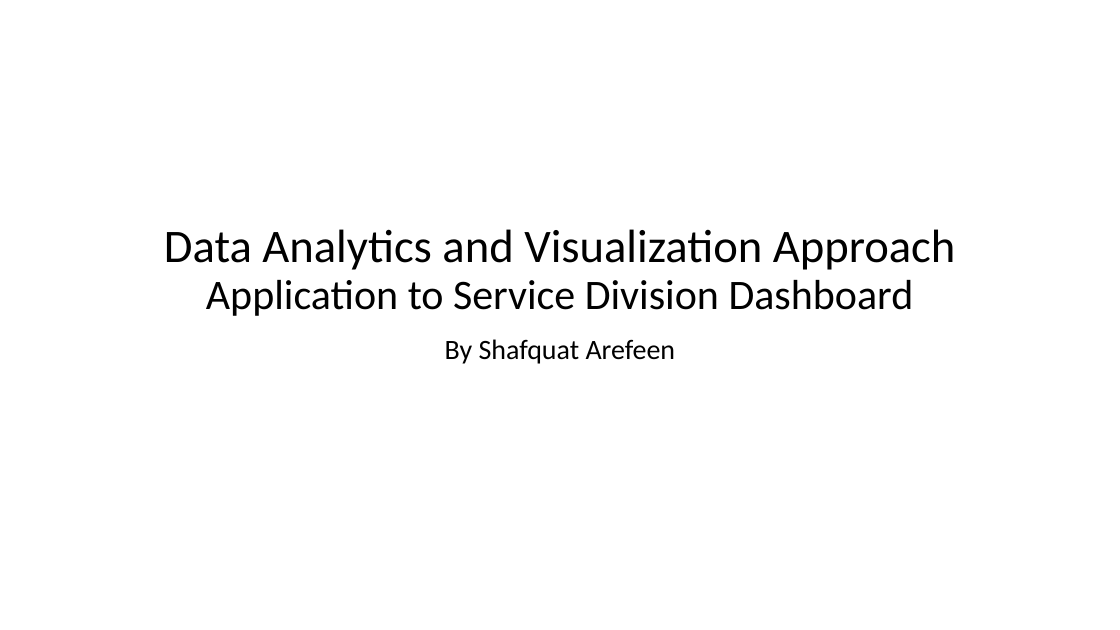
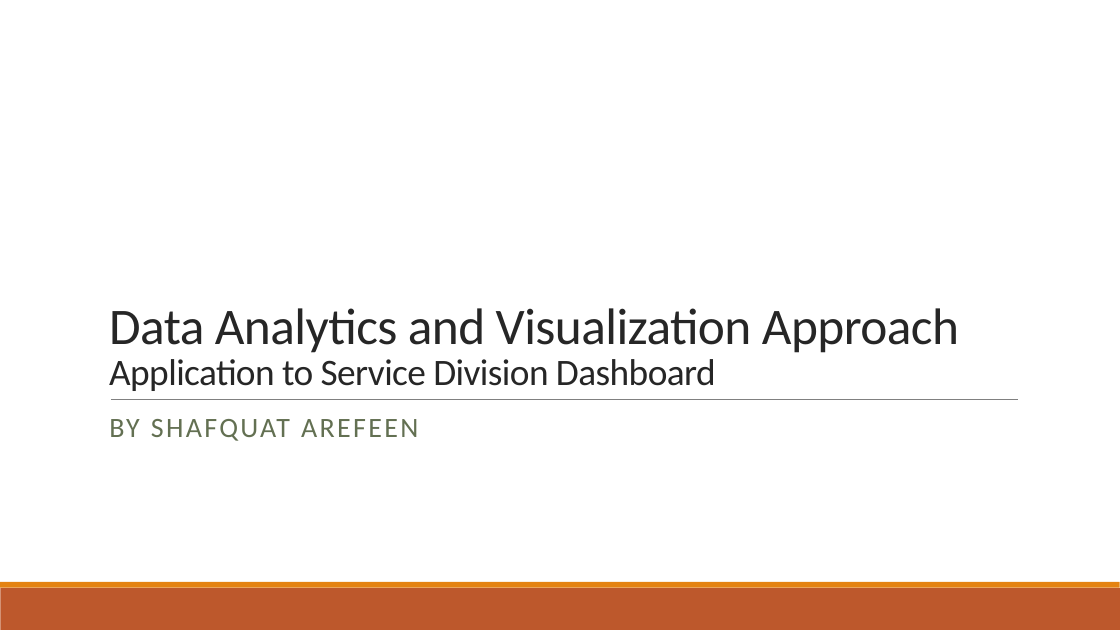
Before and after one commit to Shafquat/SSI, a slide deck: slide 1 of presentation/Take-Home Assignment.pptx. Drawn at 1120x630 pixels with LibreOffice and Linux fonts; fonts in the diff are those of the drawing. Boxes give left, top, right and bottom in pixels: in the first picture for what was removed or moved away, otherwise in the second. Text is boxed around its words. In the diff, an @@ line names an element or a change of style, - is before the commit and + after.

```diff
--- a/presentation/Take-Home Assignment.pptx
+++ b/presentation/Take-Home Assignment.pptx
@@ title "Data Analytics and Visualization Approach ...": place and size @@
-title "Data Analytics and Visualization Approach ..." at <box>164,229,955,316</box>
+title "Data Analytics and Visualization Approach ..." at <box>109,308,959,391</box>
@@ title "Data Analytics and Visualization Approach ..." at <box>109,308,959,391</box>: size 40 to 44 pt in "Data Analytics and Visualization Approach"; size 36 to 32 pt in "Application to Service Division Dashboard"; text colour #000000 to #262626, letter spacing 0 to -0.5 pt; alignment centre to left; line spacing 0.9 to 0.85 @@
@@ subtitle at <box>109,419,418,441</box>: text changed; text colour #000000 to #637052 @@
-By Shafquat Arefeen
+BY SHAFQUAT AREFEEN
@@ line added from (111, 399) to (1018, 399), #808080 0.5 pt @@
@@ rectangle added at <box>0,588,1120,630</box>, fill #BD582C @@
@@ rectangle added at <box>0,582,1120,588</box>, fill #E48312 @@
```
Also in this commit, not shown: 7 other slides changed, 2 slides added, 2 other files.
